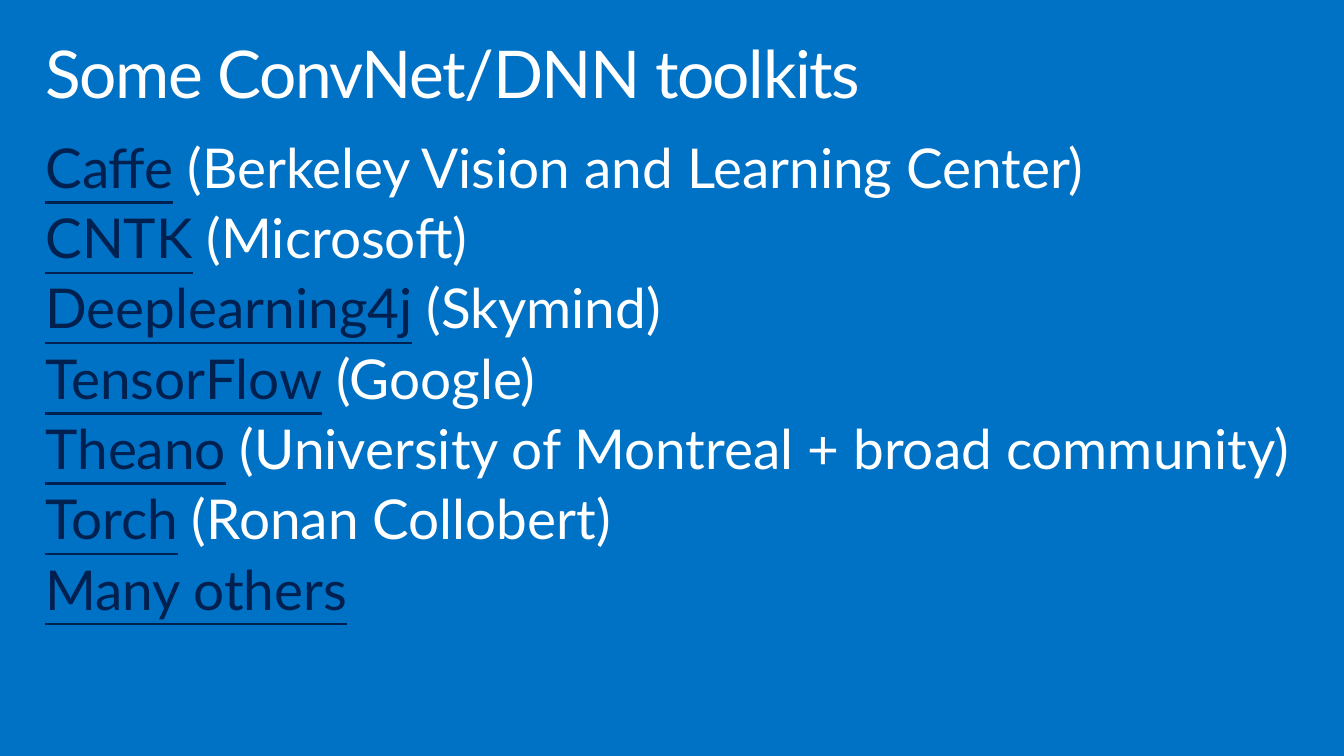
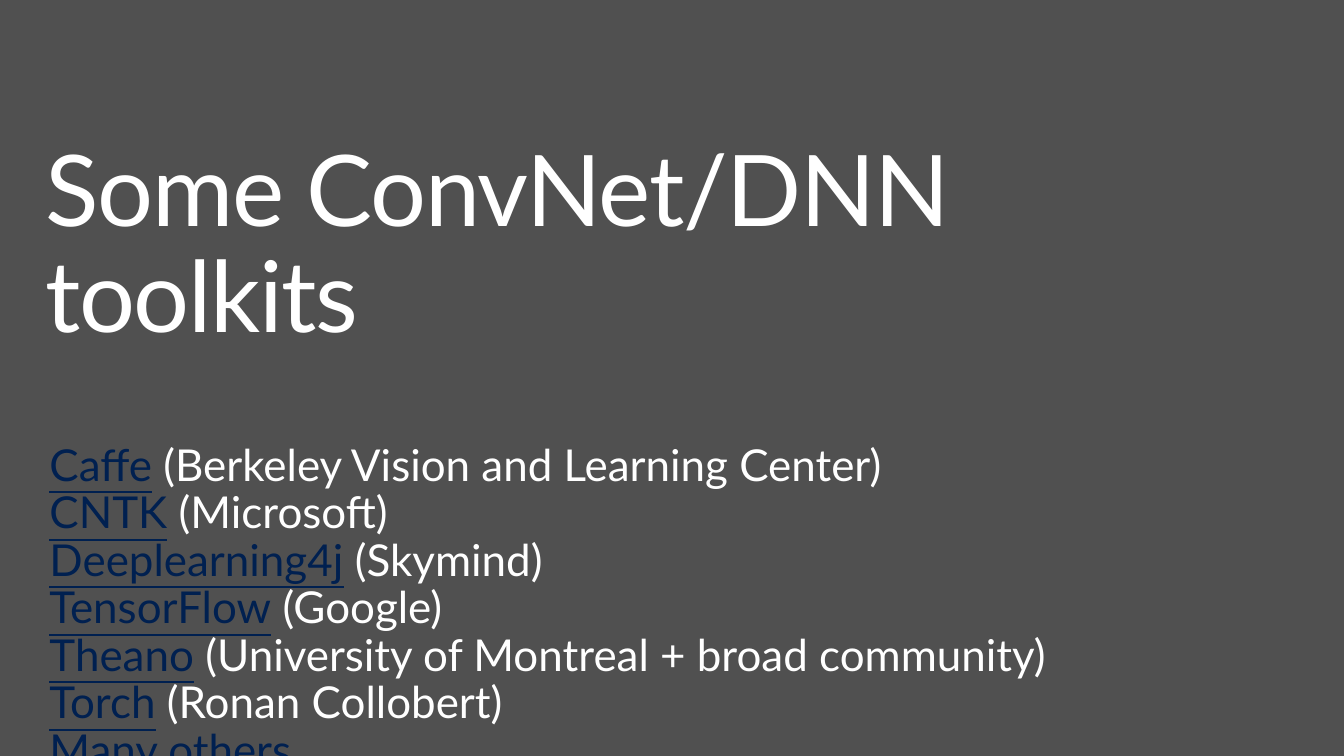
Before and after one commit to bienhuynh/KTTTNT, a slide deck: slide 91 of Nhan dang chu viet tay/Final/Docs/Thuật toán mạng CNN.pptx. Drawn at 1344x756 pixels with LibreOffice and Linux fonts; fonts in the diff are those of the drawing; background and template pictures are left out. Boxes give left, top, right and bottom in pixels: in the first picture for what was removed or moved away, otherwise in the second. Text is boxed around its words. In the diff, an @@ line names an element or a change of style, - is before the commit and + after.

```diff
--- a/Nhan dang chu viet tay/Final/Docs/Thuật toán mạng CNN.pptx
+++ b/Nhan dang chu viet tay/Final/Docs/Thuật toán mạng CNN.pptx
@@ background #0072C6 to picture (left out) @@
@@ title "Some ConvNet/DNN toolkits": place and size @@
-title "Some ConvNet/DNN toolkits" at <box>45,49,860,101</box>
+title "Some ConvNet/DNN toolkits" at <box>45,153,950,333</box>
@@ title "Some ConvNet/DNN toolkits" at <box>45,153,950,333</box>: size 48 to 72 pt @@
@@ text "Caffe (Berkeley Vision and Learning ...": place and size @@
-text "Caffe (Berkeley Vision and Learning ..." at <box>45,145,1289,620</box>
+text "Caffe (Berkeley Vision and Learning ..." at <box>49,447,1045,724</box>
@@ text "Caffe (Berkeley Vision and Learning ..." at <box>49,447,1045,724</box>: size 40 to 32 pt; less space between paragraphs @@
```
Also in this commit, not shown: 90 other slides changed, 1 slide added, 1 slide removed, 10 other files.
